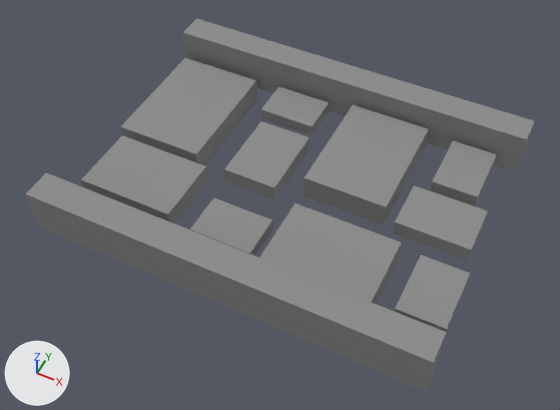
The Blender file Models/Cobble Road/CobbleRoad1.blend, before and after one commit.
Rendered twice from a 50 mm lens placed at (3.53, -7.46, 8.57), pointed at (0.01, -0.43, -0.21). The lights are fixed; the arrows at lower left show +X, +Y and +Z.
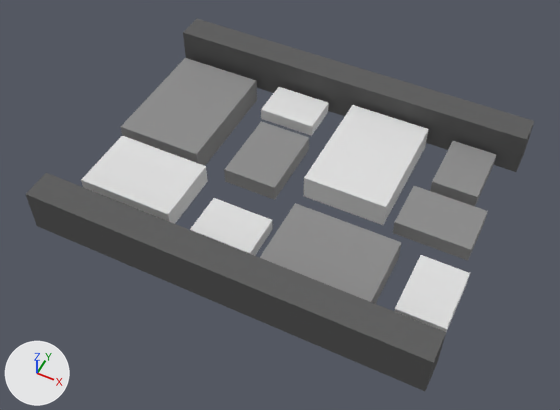
Changed parts and their boxes [x1, y1, x2, y2] in the pictures (560 x 410 px):
'Cube.003', recoloured: [26, 19, 534, 391] in both
'Cube.008', recoloured (grey to white): [303, 105, 429, 225] in both
'Cube.005', recoloured (grey to white): [81, 136, 208, 224] in both
'Cube.011', recoloured (grey to white): [394, 255, 470, 332] in both
'Cube.004', recoloured (grey to white): [190, 198, 273, 256] in both
'Cube.007', recoloured (grey to white): [261, 87, 329, 136] in both

Edits to the bpy script that builds the scene:
```text
Add mat_stone_darker:
    mat_stone_darker = diffuse_material('Stone darker')
    mat_stone_darker.base_color = (0.122, 0.122, 0.122)  # dark grey #626262
Add mat_stonelight:
    mat_stonelight = diffuse_material('StoneLight')
    mat_stonelight.base_color = (0.745, 0.745, 0.745)  # light grey #e0e0e0
Change me_cube_013:
    where me_cube_013.from_pydata(...)  # 8 vertices, 5 faces; spans x -0.68..0.73, y -0.96..1.04, z -0.25..0.19
    remove me_cube_013.materials.append(mat_stonedark)  # grey #8f8f8f
    add me_cube_013.materials.append(mat_stonelight)  # light grey #e0e0e0
Change me_cube_009:
    where me_cube_009.from_pydata(...)  # 8 vertices, 5 faces; spans x -0.68..0.73, y -0.96..1.04, z -0.25..0.19
    remove me_cube_009.materials.append(mat_stonedark)  # grey #8f8f8f
    add me_cube_009.materials.append(mat_stonelight)  # light grey #e0e0e0
Change me_cube_008:
    where me_cube_008.from_pydata(...)  # 8 vertices, 5 faces; spans x -0.68..0.73, y -0.96..1.04, z -0.25..0.19
    remove me_cube_008.materials.append(mat_stonedark)  # grey #8f8f8f
    add me_cube_008.materials.append(mat_stonelight)  # light grey #e0e0e0
Change me_cube_006:
    where me_cube_006.from_pydata(...)  # 8 vertices, 5 faces; spans x -0.68..0.73, y -0.96..1.04, z -0.25..0.19
    remove me_cube_006.materials.append(mat_stonedark)  # grey #8f8f8f
    add me_cube_006.materials.append(mat_stonelight)  # light grey #e0e0e0
Change me_cube_005:
    where me_cube_005.from_pydata(...)  # 8 vertices, 5 faces; spans x -0.68..0.73, y -0.96..1.04, z -0.25..0.19
    remove me_cube_005.materials.append(mat_stonedark)  # grey #8f8f8f
    add me_cube_005.materials.append(mat_stonelight)  # light grey #e0e0e0
Change me_cube_002:
    where me_cube_002.from_pydata(...)  # 8 vertices, 5 faces; spans x -2.23..2.28, y 1.42..1.77, z -0.22..0.31
    remove me_cube_002.materials.append(mat_stonedark)  # grey #8f8f8f
    add me_cube_002.materials.append(mat_stone_darker)  # dark grey #626262
```
